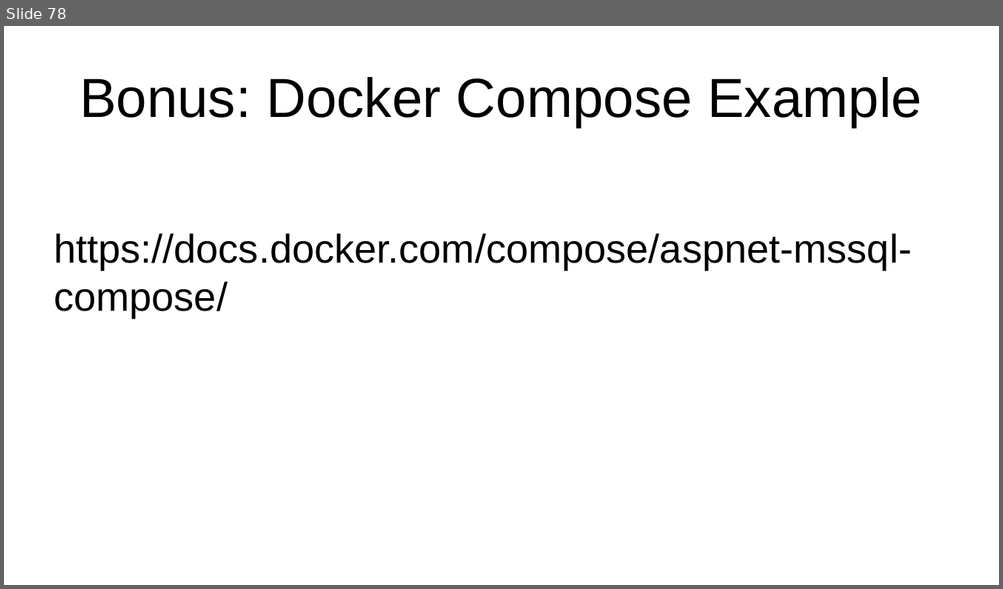
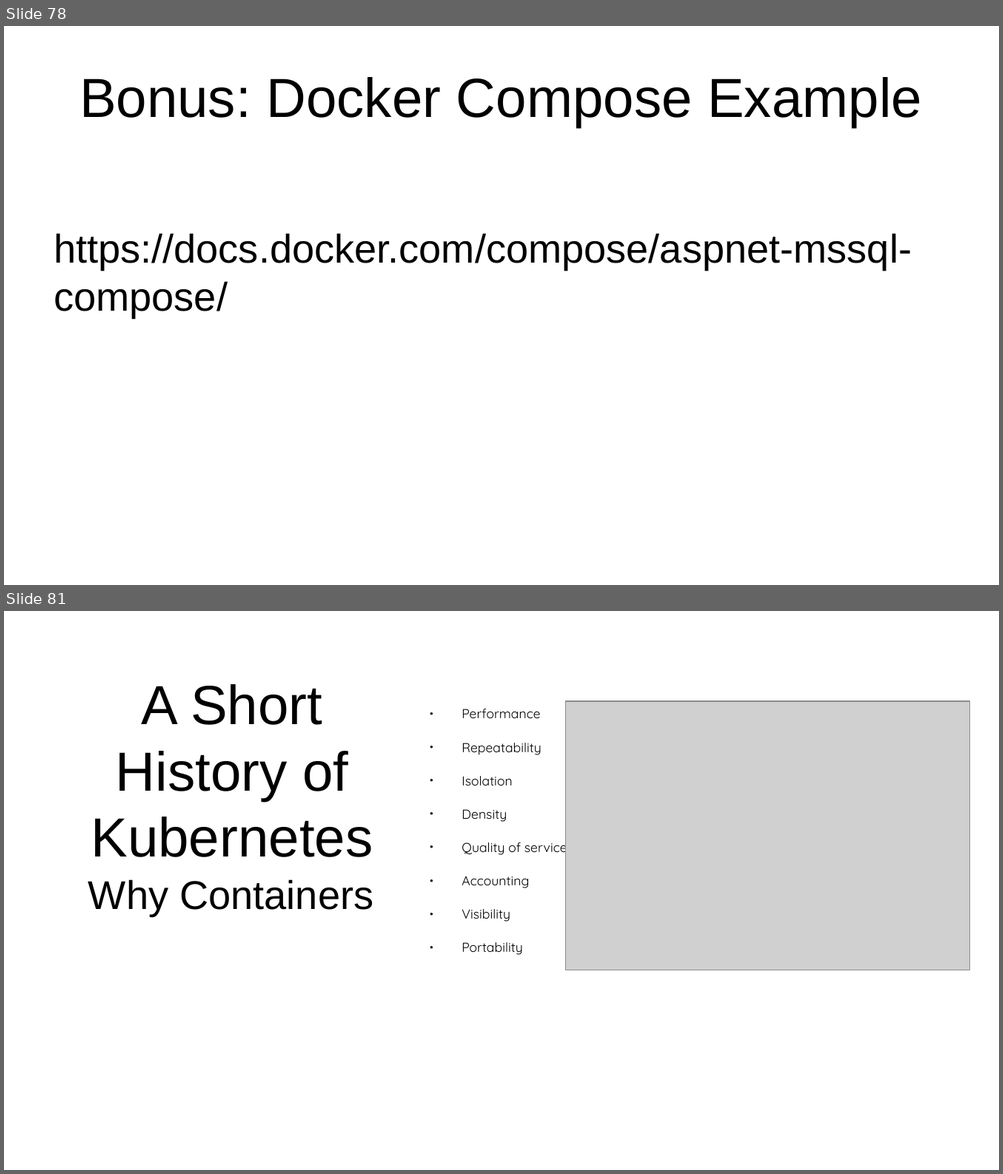
Before and after one commit to JasonvanBrackel/ContainYourEnthusiasm, a slide deck: Contain Your Enthusiasm 2018.2.odp. Shown one above the other, each under a label of ours: slide 78 before the commit, slides 78 and 81 after it; the slides between them are not shown. The pictures are 1003x589 and 1003x1174 pixels, drawn with LibreOffice and Linux fonts; fonts in the diff are those of the drawing; grey boxes stand for pictures; background and template pictures are left out. Boxes give left, top, right and bottom in pixels: in the first picture for what was removed or moved away, otherwise in the second. Text is boxed around its words. In the diff, an @@ line names an element or a change of style, - is before the commit and + after.

```diff
--- a/Contain Your Enthusiasm 2018.2.odp
+++ b/Contain Your Enthusiasm 2018.2.odp
@@ slide 81 added at (4,611,999,1170), background #FFFFFF @@
@@ title added at (91,684,373,857), 44 pt, text #000000 @@
+A Short History of Kubernetes
@@ text added at (461,709,567,922), 10.4 pt, text #000000 @@
+● Performance
+● Repeatability
+● Isolation
+● Density
+● Quality of service
+● Accounting
+● Visibility
+● Portability
@@ picture added at (566,701,970,971) @@
@@ text added at (88,880,373,916), 32 pt, text #000000 @@
+Why Containers
```
Also in this commit, not shown: 40 other slides added, 1 slide removed.
